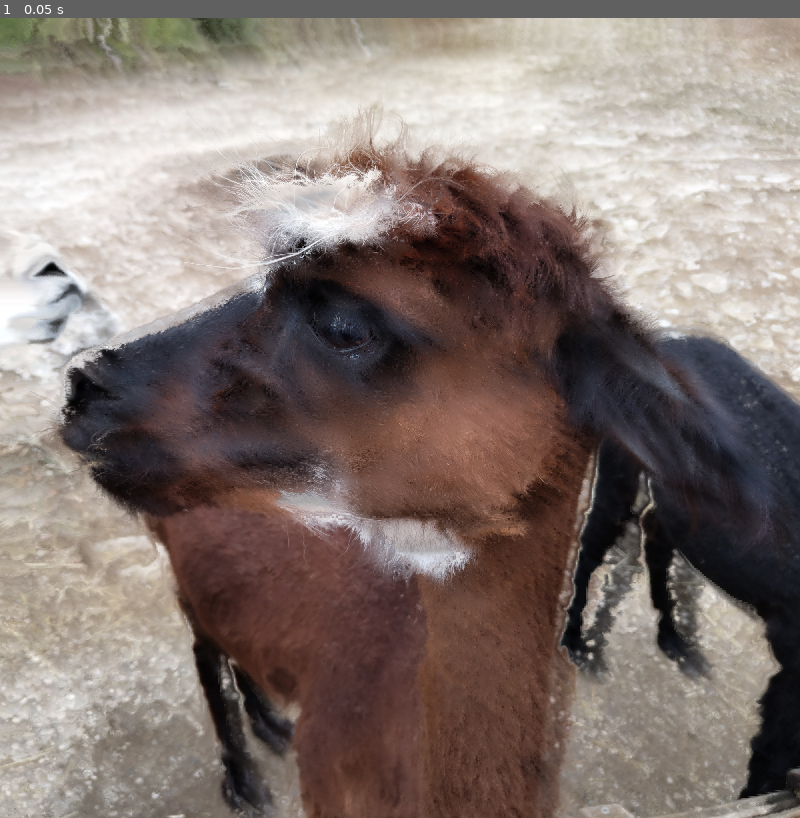
Above: before the commit, frame 1.
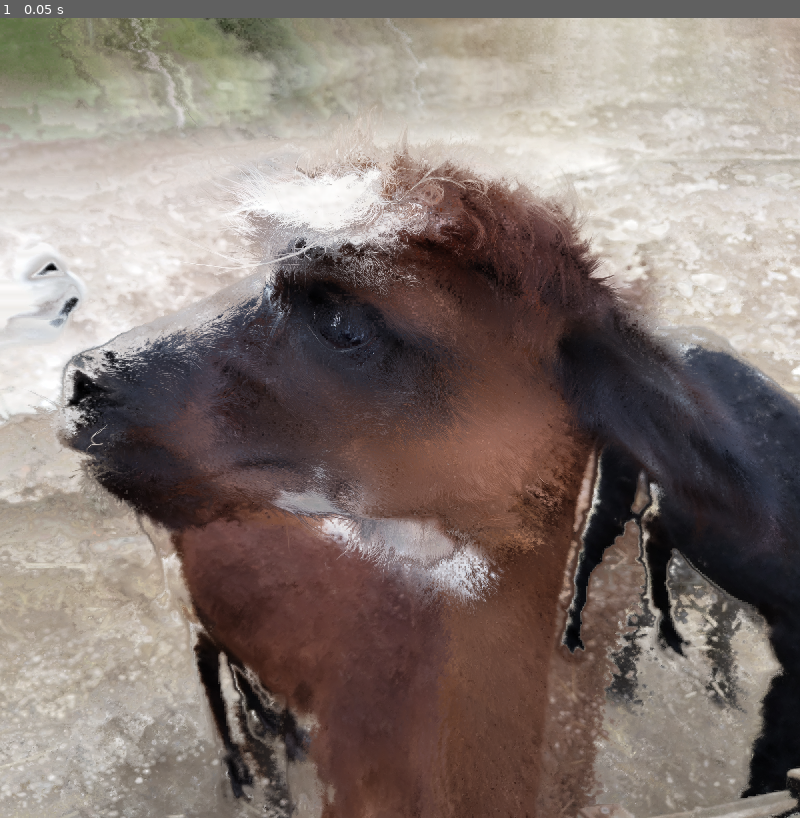
Above: after the commit, the same moment.

Repository: voidxptr/shaders
Game: Godot game, scene res://src/imgWarp/img_warp.tscn
The game is run twice, just before and just after one commit, with the same random seed, the same clock (stepped at 60 frames per second) and the same inputs. This scene is started directly instead of the project's main scene.
Inputs:
- Up to frame 1 (0.05 s): no input

The runs differ from the first frame. In frame 1, 31% of the frame differs, in the area x 0-100%, y 0-100%.

Commit message:
Fixed my dumb code flipping the Image because I didn't check if the toturial was srill uptodate

Diff:
--- a/src/imgWarp/img_warp.tscn
+++ b/src/imgWarp/img_warp.tscn
@@ -8,11 +8,11 @@
 shader_parameter/x_index = 0
 shader_parameter/y_index = 1
 shader_parameter/mix_by_color_index = 2
-shader_parameter/warp_scale = 37.8
+shader_parameter/warp_scale = 93.2
 shader_parameter/inver_warp = true
 shader_parameter/warp_by_pixel = true
 shader_parameter/enable_mix = true
-shader_parameter/mix_value = 0.62
+shader_parameter/mix_value = 0.55
 shader_parameter/mix_by_color = true
 shader_parameter/warp_img = ExtResource("2_knw42")
 
--- a/src/screenshot.gd
+++ b/src/screenshot.gd
@@ -7,8 +7,6 @@
 
 func render()->void:
 	var image:Image = takeScreenshot()
-	image.flip_y()
-
 
 	image.save_png(SCREEN_SHOT_PATH + "/" + str(Time.get_unix_time_from_system()) + ".png" )
 
Binary file added: renders/1693046669.33423.png
Not shown, added: renders/1693046669.33423.png.import
